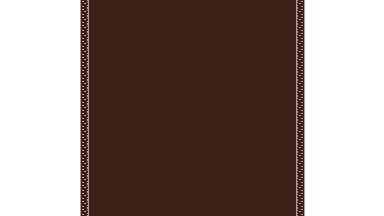
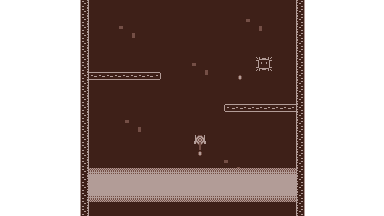
Before/after of a (384, 216) layered artwork. What changed in the layer stack:
showed group "Game World" (34 layers) over bbox(89, 19, 296, 202)
painted on "Enemy" over bbox(192, 19, 296, 112)
painted on "Main Background" (1st of 2) over bbox(89, 19, 296, 202)
